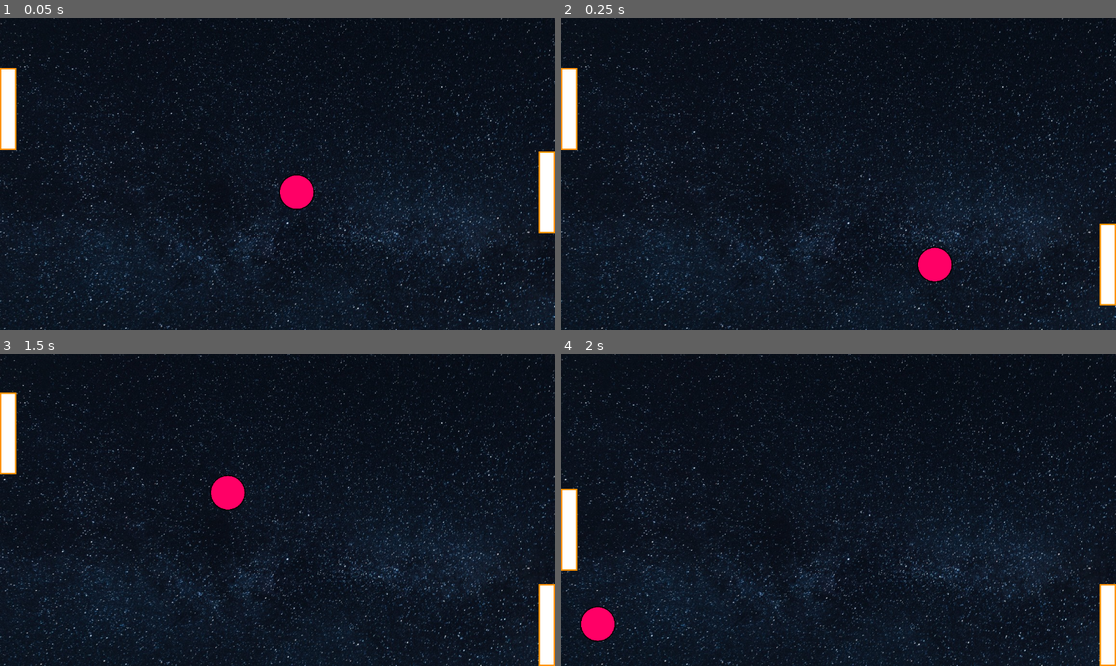
Above: before the commit, frames 1-4 (two rows, left to right).
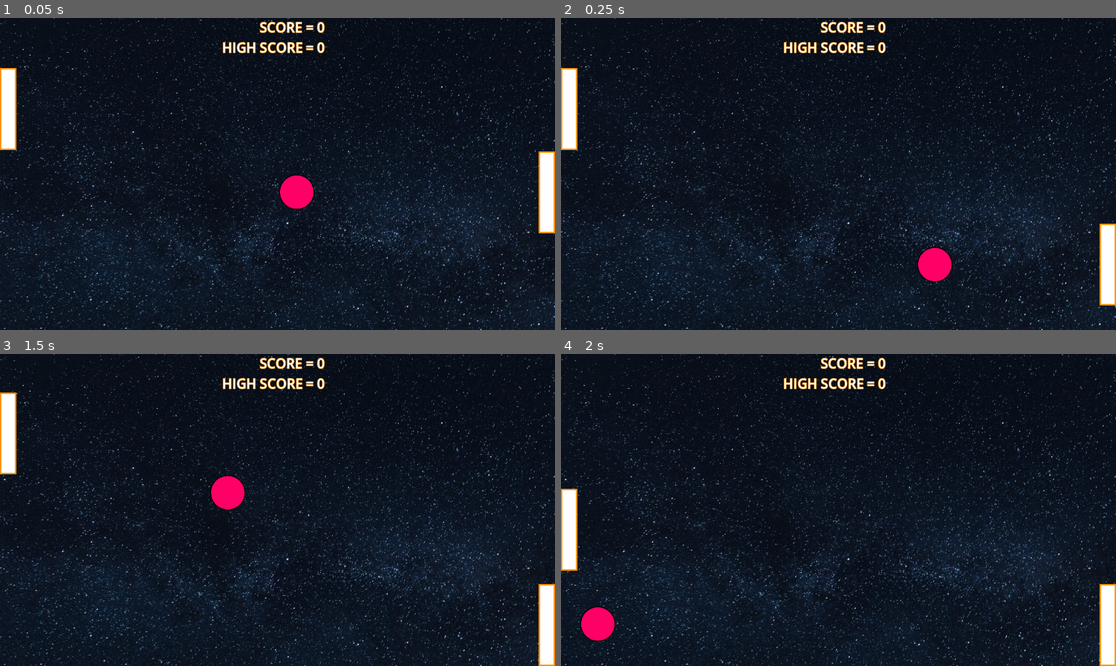
Above: after the commit, the same moments.

Repository: Pixel-Annihilators/Ping-Pong
Game: Godot game, scene res://scenes/Worlds/Arena.tscn
Same seed, same stepped clock (60 frames per second), same inputs: the game is played once before the commit and once after it. This scene is started directly instead of the project's main scene.
Inputs:
- Up to frame 1 (0.05 s): no input
- Up to frame 2 (0.25 s): no input
- Up to frame 3 (1.5 s): tap Enter at 0.5, 0.6, 1.35 s; hold W (up) 0.53-1.28 s; hold S (down) from 1.28 s (still down)
- Up to frame 4 (2 s): keep holding S (down)

The runs differ from the first frame. In frame 1, 0.7% of the frame differs, in the area x 40-59%, y 1-12%; in frame 2, 0.7%; in frame 3, 0.7%; in frame 4, 0.7%.

Commit message:
Added a working scoreboard

Diff:
--- a/project.godot
+++ b/project.godot
@@ -23,6 +23,7 @@
 SettingsSaveManager="*res://scripts/Autoload/SettingsSaveManager.gd"
 BallPositionUpdater="*res://scripts/Autoload/BallPositionUpdater.gd"
 PlayerStickVelocityUpdater="*res://scripts/Autoload/PlayerStickVelocityUpdater.gd"
+ScoreManager="*res://scripts/Autoload/ScoreManager.gd"
 
 [global_group]
 
--- a/scenes/Worlds/Arena.tscn
+++ b/scenes/Worlds/Arena.tscn
@@ -1,9 +1,10 @@
-[gd_scene load_steps=8 format=3 uid="uid://b53h7q4go4b5u"]
+[gd_scene load_steps=9 format=3 uid="uid://b53h7q4go4b5u"]
 
 [ext_resource type="Texture2D" uid="uid://dk7xkai7nn6ox" path="res://assets/bgs/space 1152x648.jpg" id="1_1posi"]
 [ext_resource type="PackedScene" uid="uid://uglsl1cb1g1n" path="res://scenes/Objects/Ball.tscn" id="2_khm42"]
 [ext_resource type="PackedScene" uid="uid://cyobew2dex63h" path="res://scenes/Objects/PlayerStick.tscn" id="3_17bjy"]
 [ext_resource type="PackedScene" uid="uid://bcawmdalr6g50" path="res://scenes/Objects/ComputerStick.tscn" id="4_qg6c5"]
+[ext_resource type="Script" path="res://scripts/Labels/ScoreValue.gd" id="5_0cklw"]
 
 [sub_resource type="RectangleShape2D" id="RectangleShape2D_qc4tl"]
 size = Vector2(1152, 10)
@@ -47,3 +48,27 @@
 
 [node name="ComputerStick" parent="." instance=ExtResource("4_qg6c5")]
 position = Vector2(1135, 254)
+
+[node name="ScoreLabel" type="Label" parent="."]
+offset_left = 453.0
+offset_right = 651.0
+offset_bottom = 81.0
+theme_override_colors/font_outline_color = Color(1, 0.580392, 0, 1)
+theme_override_constants/outline_size = 4
+theme_override_font_sizes/font_size = 28
+text = "SCORE =
+HIGH SCORE ="
+horizontal_alignment = 2
+
+[node name="ScoreValue" type="Label" parent="."]
+offset_left = 658.0
+offset_right = 698.0
+offset_bottom = 81.0
+theme_override_colors/font_outline_color = Color(1, 0.580392, 0, 1)
+theme_override_constants/outline_size = 4
+theme_override_font_sizes/font_size = 28
+text = "0
+0"
+script = ExtResource("5_0cklw")
+
+[connection signal="score_updated" from="Ball" to="ScoreValue" method="_on_ball_score_updated"]
--- /dev/null
+++ b/scripts/Autoload/ScoreManager.gd
@@ -0,0 +1,30 @@
+extends Node
+
+
+var score_path := "user://score.json"
+var score : int = 0
+var highscore: int = 0
+
+# Called when the node enters the scene tree for the first time.
+func _ready() -> void:
+	load_scores()
+
+func save_scores() -> void:
+	# no matter what, overwrite score.json with current scores
+	var temp_dict : Dictionary = {"score": score, "highscore": highscore}
+	var fh = FileAccess.open(score_path, FileAccess.WRITE)
+	fh.store_string(JSON.stringify(temp_dict))
+	fh.close()
+
+func load_scores() -> void:
+	# if scores.json doesnt exist, create one
+	if not FileAccess.file_exists(score_path):
+		save_scores()
+		return
+
+	var fh = FileAccess.open(score_path, FileAccess.READ)
+	var temp_dict : Dictionary = JSON.parse_string(fh.get_as_text())
+	fh.close()
+
+	score = 0
+	highscore = temp_dict["highscore"]
--- /dev/null
+++ b/scripts/Labels/ScoreValue.gd
@@ -0,0 +1,12 @@
+extends Label
+
+
+
+func _ready() -> void:
+	update_score()
+
+func update_score() -> void:
+	text = str(ScoreManager.score) + "\n" + str(ScoreManager.highscore)
+
+func _on_ball_score_updated() -> void:
+	update_score()
--- a/scripts/Objects/Ball.gd
+++ b/scripts/Objects/Ball.gd
@@ -1,4 +1,6 @@
 extends CharacterBody2D
+
+signal score_updated
 
 var speed := 800.0
 var start_velocity_y := randf_range(-speed*SettingsSaveManager.settings["ball_speed_multiplier"],
@@ -49,7 +51,11 @@
 		var collider = collision.get_collider()
 		var normal = collision.get_normal()
 		if collider == get_tree().get_first_node_in_group("PlayerSticks"):
-			# TODO: integrate scoreboard
+			ScoreManager.score+=1
+			if ScoreManager.score>ScoreManager.highscore:
+				ScoreManager.highscore = ScoreManager.score
+			ScoreManager.save_scores()
+			emit_signal("score_updated")
 			velocity = bounce_wall_moving(velocity, normal, PlayerStickVelocityUpdater.velocity)
 
 		else:
